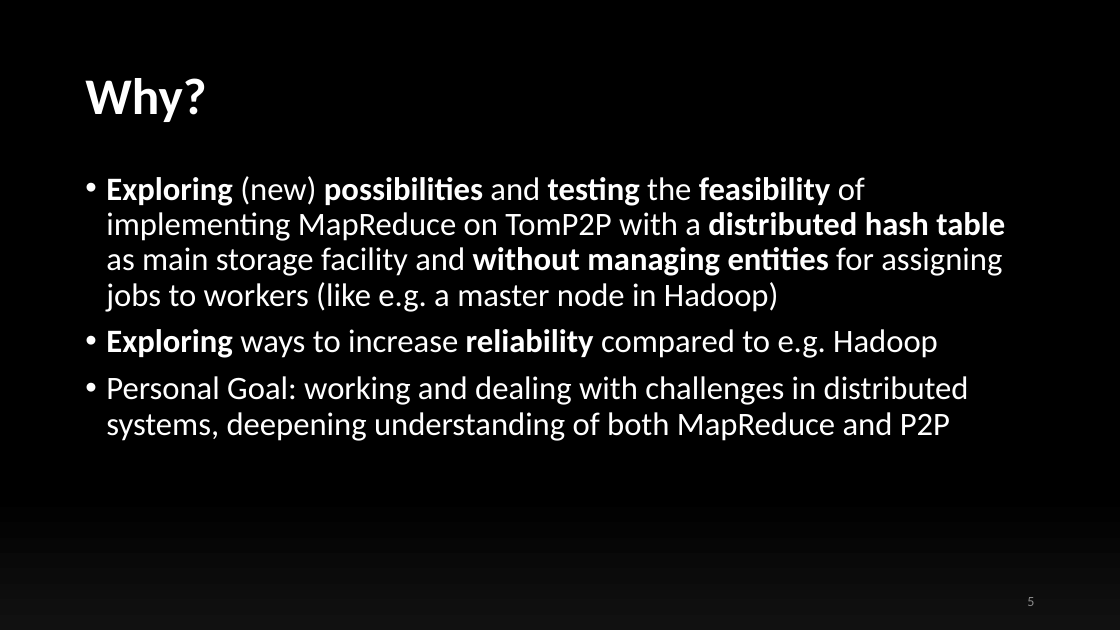
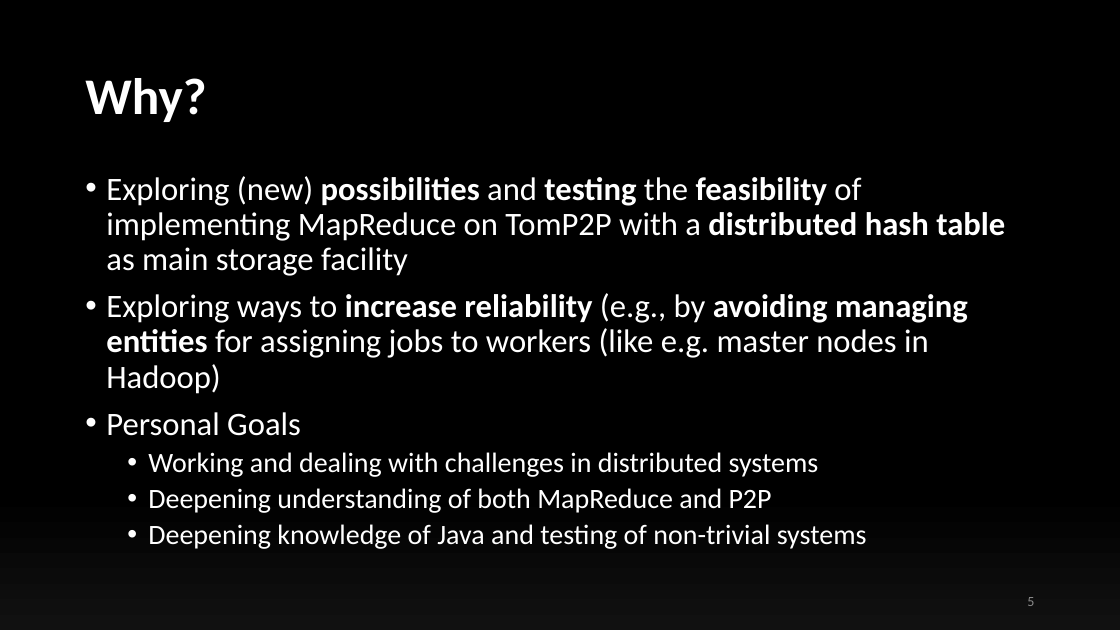
Before and after one commit to ollyblink/mt2, a slide deck: slide 5 of TomP2PTrials/files/presentations/InterimPresentation.pptx. Drawn at 1120x630 pixels with LibreOffice and Linux fonts; fonts in the diff are those of the drawing. Boxes give left, top, right and bottom in pixels: in the first picture for what was removed or moved away, otherwise in the second. Text is boxed around its words. In the diff, an @@ line names an element or a change of style, - is before the commit and + after.

```diff
--- a/TomP2PTrials/files/presentations/InterimPresentation.pptx
+++ b/TomP2PTrials/files/presentations/InterimPresentation.pptx
@@ text at (106, 176, 1005, 549): text changed @@
-• Exploring (new) possibilities and testing the feasibility of implementing MapReduce on TomP2P with a distributed hash table as main storage facility and without managing entities for assigning jobs to workers (like e.g. a master node in Hadoop)
-• Exploring ways to increase reliability compared to e.g. Hadoop
-• Personal Goal: working and dealing with challenges in distributed systems, deepening understanding of both MapReduce and P2P
+• Exploring (new) possibilities and testing the feasibility of implementing MapReduce on TomP2P with a distributed hash table as main storage facility
+• Exploring ways to increase reliability (e.g., by avoiding managing entities for assigning jobs to workers (like e.g. master nodes in Hadoop)
+• Personal Goals
+  • Working and dealing with challenges in distributed systems
+  • Deepening understanding of both MapReduce and P2P
+  • Deepening knowledge of Java and testing of non-trivial systems
```
Also in this commit, not shown: 11 other slides changed, 1 slide removed, 12 other files.
